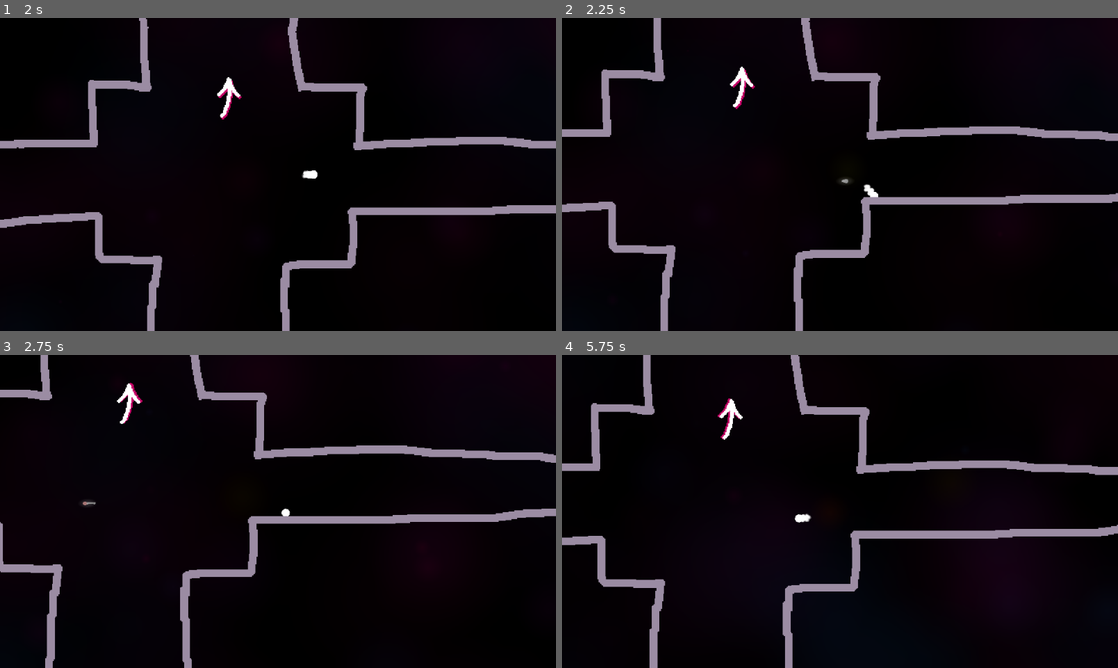
Above: before the commit, frames 1-4 (two rows, left to right).
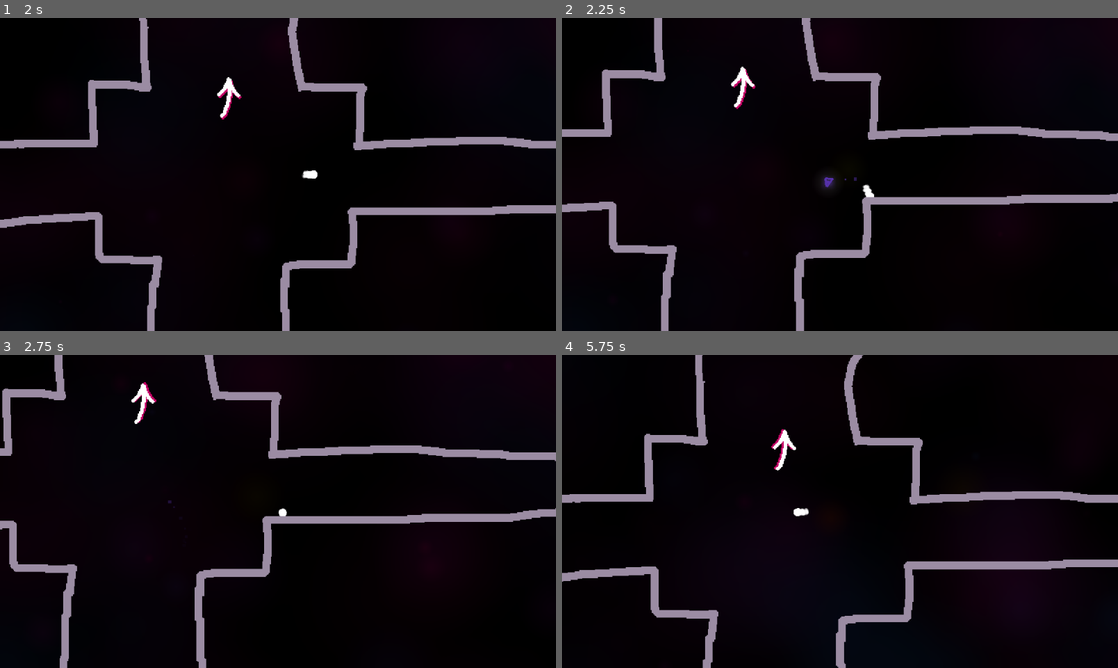
Above: after the commit, the same moments.

Repository: AlexHoratio/fuck-you-fuck-us
Game: Godot game, scene res://Scenes/main_menu.tscn
Two runs of this game, one before a commit and one after it. Both use one fixed random seed, a clock stepped at 60 frames per second and the inputs below.
Inputs (mouse positions are in pixels of both pictures, inside the frame that each line leads up to):
- Up to frame 1 (2 s): click (278, 165) at 0.5 s; tap Enter at 1.25 s; move the mouse to (400, 158) at 1.27 s; hold Right (ui_right) from 1.28 s (still down); click (400, 158) at 1.42 s
- Up to frame 2 (2.25 s): move the mouse to (728, 190) at 2.02 s; release Right (ui_right) at 2.03 s; hold Down (ui_down) from 2.03 s (still down); click (728, 190) at 2.17 s
- Up to frame 3 (2.75 s): keep holding Down (ui_down)
- Up to frame 4 (5.75 s): move the mouse to (895, 442) at 2.77 s; release Down (ui_down) at 2.78 s; hold Right (ui_right) 2.78-3.53 s; click (895, 442) at 2.92 s; move the mouse to (812, 574) at 3.52 s; hold Up (ui_up) 3.53-4.28 s; click (812, 574) at 3.67 s; move the mouse to (1006, 558) at 4.27 s; hold Left (ui_left) from 4.28 s (still down); click (1006, 558) at 4.42 s; move the mouse to (673, 464) at 5.02 s; click (673, 464) at 5.17 s

Frame 1 is identical in both runs. In frame 2, 1.0% of the frame differs, in the area x 0-100%, y 0-100%; in frame 3, 5.8%; in frame 4, 13%.

Commit message:
new gun?

Diff:
--- /dev/null
+++ b/Prefabs/Bullets/Eve/eve_bullet.tscn
@@ -0,0 +1,130 @@
+[gd_scene load_steps=12 format=2]
+
+[ext_resource path="res://Graphics/Entities/Towers/layer1.png" type="Texture" id=1]
+[ext_resource path="res://Graphics/Misc/glow.png" type="Texture" id=2]
+
+[sub_resource type="GDScript" id=1]
+script/source = "extends Area2D
+
+var original_movement_vector
+var movement_vector = Vector2(0, 0)
+var spin_direction
+var bullet_type
+
+enum Type {
+	LayerOne,
+	LayerTwo,
+	LayerThree
+}
+
+func _ready():
+	randomize()
+	$Sprite.rotation = movement_vector.angle()
+
+	bullet_type = [Type.LayerOne, Type.LayerTwo, Type.LayerThree][rand_range(0, 3)]
+
+	$Sprite.texture = [load(\"res://Graphics/Entities/Towers/layer1.png\"),
+					   load(\"res://Graphics/Entities/Towers/layer2.png\"),
+					   load(\"res://Graphics/Entities/Towers/layer3.png\")][bullet_type]
+
+	movement_vector = movement_vector.rotated(PI/16 * (-1 if randi()%2==0 else 1))
+	spin_direction = (2*(randi()%2)) - 1
+
+	original_movement_vector = movement_vector
+
+	if bullet_type == Type.LayerOne:
+		get_node(\"Sprite/Particles2D\").modulate = Color(\"993748\")
+	elif bullet_type == Type.LayerTwo:
+		get_node(\"Sprite/Particles2D\").modulate = Color(\"3c8c76\")
+	elif bullet_type == Type.LayerThree:
+		get_node(\"Sprite/Particles2D\").modulate = Color(\"5732ac\")
+
+func _process(delta):
+	movement_vector = movement_vector.rotated(delta*10*spin_direction)
+	position += movement_vector
+
+	position += original_movement_vector*50*delta #shh
+
+	scale -= Vector2(delta, delta)*2
+	if scale.x <= 0:
+		die()
+
+func die():
+	get_node(\"Sprite\").self_modulate.a = 0
+	get_node(\"Sprite/glow\").self_modulate.a = 0
+	get_node(\"Sprite/Particles2D\").emitting = false
+	get_node(\"die\").start()
+
+func _on_bullet_body_entered(body):
+	if not(body == get_tree().get_meta(\"player\")):
+		die()
+
+func _on_die_timeout():
+	queue_free()
+"
+
+[sub_resource type="Gradient" id=3]
+offsets = PoolRealArray( 0, 0.213235, 1 )
+colors = PoolColorArray( 1, 1, 1, 1, 0.339844, 0.339844, 0.339844, 0.338235, 0, 0, 0, 0 )
+
+[sub_resource type="GradientTexture" id=4]
+gradient = SubResource( 3 )
+
+[sub_resource type="Curve" id=5]
+_data = [ Vector2( 0, 1 ), 0.0, 0.0, 0, 0, Vector2( 1, 1 ), 0.0, 0.0, 0, 0 ]
+
+[sub_resource type="CurveTexture" id=6]
+curve = SubResource( 5 )
+
+[sub_resource type="Curve" id=8]
+max_value = 2.0
+_data = [ Vector2( 0.0166157, 1.682 ), 0.0, 0.632969, 0, 0, Vector2( 1, 0.8724 ), -0.758585, 0.0, 0, 0 ]
+
+[sub_resource type="CurveTexture" id=9]
+curve = SubResource( 8 )
+
+[sub_resource type="ParticlesMaterial" id=7]
+trail_divisor = 2
+trail_size_modifier = SubResource( 9 )
+flag_disable_z = true
+spread = 180.0
+gravity = Vector3( 0, 0, 0 )
+initial_velocity = 50.0
+orbit_velocity = 0.0
+orbit_velocity_random = 0.0
+damping = 50.0
+scale = 4.0
+scale_curve = SubResource( 6 )
+color_ramp = SubResource( 4 )
+
+[sub_resource type="CircleShape2D" id=2]
+radius = 16.0
+
+[node name="bullet" type="Area2D"]
+script = SubResource( 1 )
+
+[node name="Sprite" type="Sprite" parent="."]
+scale = Vector2( 1.2, 1.2 )
+texture = ExtResource( 1 )
+
+[node name="glow" type="Sprite" parent="Sprite"]
+self_modulate = Color( 1, 1, 1, 0.113725 )
+show_behind_parent = true
+scale = Vector2( 4, 4 )
+texture = ExtResource( 2 )
+
+[node name="Particles2D" type="Particles2D" parent="Sprite"]
+show_behind_parent = true
+amount = 16
+lifetime = 0.5
+local_coords = false
+process_material = SubResource( 7 )
+
+[node name="CollisionShape2D" type="CollisionShape2D" parent="."]
+rotation = 1.5708
+shape = SubResource( 2 )
+
+[node name="die" type="Timer" parent="."]
+one_shot = true
+[connection signal="body_entered" from="." to="." method="_on_bullet_body_entered"]
+[connection signal="timeout" from="die" to="." method="_on_die_timeout"]
--- /dev/null
+++ b/Prefabs/Entities/Towers/enemy_tower.tscn
@@ -0,0 +1,131 @@
+[gd_scene load_steps=20 format=2]
+
+[ext_resource path="res://Scripts/Entities/enemy_tower.gd" type="Script" id=1]
+[ext_resource path="res://Graphics/Entities/Towers/layer1.png" type="Texture" id=2]
+[ext_resource path="res://Graphics/Entities/Towers/layer2.png" type="Texture" id=3]
+[ext_resource path="res://Graphics/Entities/Towers/layer3.png" type="Texture" id=4]
+[ext_resource path="res://Graphics/Misc/big_glow.png" type="Texture" id=5]
+[ext_resource path="res://Graphics/Misc/glow.png" type="Texture" id=6]
+
+[sub_resource type="Curve" id=1]
+_data = [ Vector2( 0, 0 ), 0.0, 0.0, 0, 0, Vector2( 0.25363, 0.984 ), 0.0, 0.0, 0, 0, Vector2( 1, 0 ), -0.899219, 0.0, 0, 0 ]
+
+[sub_resource type="CurveTexture" id=2]
+curve = SubResource( 1 )
+
+[sub_resource type="ParticlesMaterial" id=3]
+flag_disable_z = true
+spread = 180.0
+gravity = Vector3( 0, 0, 0 )
+angular_velocity = 1.35446e-34
+orbit_velocity = 0.0
+orbit_velocity_random = 0.0
+scale = 8.0
+scale_curve = SubResource( 2 )
+color = Color( 0.6, 0.215686, 0.282353, 1 )
+
+[sub_resource type="Curve" id=4]
+_data = [ Vector2( 0, 0 ), 0.0, 21.8829, 0, 0, Vector2( 0.178783, 0.9796 ), 0.0, -3.00989, 0, 0, Vector2( 1, 0 ), 0.0, 0.0, 0, 0 ]
+
+[sub_resource type="CurveTexture" id=5]
+curve = SubResource( 4 )
+
+[sub_resource type="Gradient" id=6]
+offsets = PoolRealArray( 0.0147059, 0.308824, 1 )
+colors = PoolColorArray( 0, 0, 0, 1, 0.6, 0.215686, 0.282353, 1, 0.0358928, 0, 0.153817, 1 )
+
+[sub_resource type="GradientTexture" id=7]
+gradient = SubResource( 6 )
+
+[sub_resource type="ParticlesMaterial" id=8]
+trail_divisor = 9
+trail_color_modifier = SubResource( 7 )
+emission_shape = 2
+emission_box_extents = Vector3( 5, 1, 1 )
+flag_align_y = true
+flag_disable_z = true
+spread = 180.0
+gravity = Vector3( 0, 0, 0 )
+initial_velocity = 50.0
+orbit_velocity = 0.0
+orbit_velocity_random = 0.0
+scale = 4.0
+scale_random = 1.0
+scale_curve = SubResource( 5 )
+
+[sub_resource type="Gradient" id=9]
+offsets = PoolRealArray( 0, 0.654412, 1 )
+colors = PoolColorArray( 0.6, 0.215686, 0.282353, 1, 0.562803, 0.199827, 0.262745, 0.926471, 0.0941176, 0, 0.0156863, 0 )
+
+[sub_resource type="GradientTexture" id=10]
+gradient = SubResource( 9 )
+
+[sub_resource type="Curve" id=11]
+_data = [ Vector2( 0, 1 ), 0.0, 0.0, 0, 0, Vector2( 1, 0 ), -1.11303, 0.0, 0, 0 ]
+
+[sub_resource type="CurveTexture" id=12]
+curve = SubResource( 11 )
+
+[sub_resource type="ParticlesMaterial" id=13]
+emission_shape = 2
+emission_box_extents = Vector3( 5, 1, 1 )
+flag_disable_z = true
+spread = 180.0
+gravity = Vector3( 0, 0, 0 )
+initial_velocity = 20.0
+orbit_velocity = 0.0
+orbit_velocity_random = 0.0
+linear_accel = 80.46
+damping = 20.0
+scale = 2.0
+scale_curve = SubResource( 12 )
+color_ramp = SubResource( 10 )
+
+[node name="tower" type="Node2D"]
+position = Vector2( 69, 8 )
+script = ExtResource( 1 )
+
+[node name="layers" type="Node2D" parent="."]
+
+[node name="1" type="Sprite" parent="layers"]
+scale = Vector2( 2, 2 )
+texture = ExtResource( 2 )
+
+[node name="2" type="Sprite" parent="layers"]
+scale = Vector2( 2, 2 )
+texture = ExtResource( 3 )
+
+[node name="3" type="Sprite" parent="layers"]
+scale = Vector2( 2, 2 )
+texture = ExtResource( 4 )
+
+[node name="tether" type="Node2D" parent="."]
+
+[node name="Particles2D3" type="Particles2D" parent="tether"]
+self_modulate = Color( 1, 1, 1, 0.286275 )
+show_behind_parent = true
+amount = 4
+lifetime = 4.0
+speed_scale = 0.5
+visibility_rect = Rect2( -500, -500, 1000, 1000 )
+process_material = SubResource( 3 )
+texture = ExtResource( 5 )
+
+[node name="Particles2D" type="Particles2D" parent="tether"]
+self_modulate = Color( 1, 1, 1, 0.0196078 )
+amount = 124
+lifetime = 2.0
+explosiveness = 0.9
+visibility_rect = Rect2( -10000, -100000, 200000, 200000 )
+local_coords = false
+process_material = SubResource( 8 )
+texture = ExtResource( 6 )
+
+[node name="Particles2D2" type="Particles2D" parent="tether"]
+modulate = Color( 1, 1, 1, 0.0431373 )
+show_behind_parent = true
+amount = 64
+visibility_rect = Rect2( -100000, -100000, 200000, 200000 )
+local_coords = false
+process_material = SubResource( 13 )
+texture = ExtResource( 5 )
--- a/Prefabs/Player/player.gd
+++ b/Prefabs/Player/player.gd
@@ -7,7 +7,7 @@
 #PHYSICS VARIABLES
 var SPEED = 5000
 var MAX_SPEED = 500
-var KNOCKBACK = 600
+var KNOCKBACK = 5 #6000
 var BULLET_SPEED = 10
 var redirect_compensation = 5
 var direction_focus = 0.95
@@ -62,7 +62,7 @@
 				var impulse = Vector2(1, 0).rotated(position.angle_to_point(get_global_mouse_position())) * KNOCKBACK
 				apply_impulse(Vector2(0, 0), impulse)
 
-				var bullet = load("res://Prefabs/Bullets/player_bullet.tscn").instance()
+				var bullet = load("res://Prefabs/Bullets/Eve/eve_bullet.tscn").instance()
 				bullet.movement_vector = -impulse.normalized() * BULLET_SPEED
 				bullet.position = position
 				get_parent().add_child(bullet)
--- a/Scenes/Levels/1-1.tscn
+++ b/Scenes/Levels/1-1.tscn
@@ -116,8 +116,12 @@
 position = Vector2( 960, 540 )
 
 [node name="tower" parent="." instance=ExtResource( 4 )]
+position = Vector2( -300, 312 )
 trail_enabled = true
 
+[node name="enemy_tower" parent="." instance=ExtResource( 4 )]
+position = Vector2( 622, -441 )
+
 [node name="level_boundaries" parent="." instance=ExtResource( 5 )]
-boundaries = SubResource( 9 )
+boundaries = SubResource( 8 )
 [connection signal="animation_finished" from="CanvasLayer/ColorRect/AnimationPlayer" to="." method="_on_AnimationPlayer_animation_finished"]
--- /dev/null
+++ b/Scripts/Entities/enemy_tower.gd
@@ -0,0 +1,78 @@
+extends Node2D
+
+var camera
+var player
+
+export(bool) var trail_enabled = false
+
+#onready var softnoise_script = load("res://Scripts/softnoise.gd")
+#var softnoise
+#var noise_value = 0
+#
+#var TIME = 0
+
+func _ready():
+	randomize()
+	camera = get_tree().get_meta("camera")
+	player = get_tree().get_meta("player")
+
+#	softnoise = softnoise_script.SoftNoise.new()
+#
+#	TIME = randi()
+
+func _process(delta):
+	for layer in range($layers.get_children().size()):
+		var angle = atan(camera.get_camera_screen_center().distance_to(get_node("layers").get_child(layer).global_position) / camera.distance_from_plane)
+
+		get_node("layers").get_child(layer).position = layer*angle*Vector2(10, 0).rotated(global_position.angle_to_point(camera.get_camera_screen_center()))
+
+	var distance_to_player = global_position.distance_to(player.global_position)
+	var angle_to_player = global_position.angle_to_point(player.global_position)
+
+	$tether.visible = trail_enabled
+
+	if trail_enabled:
+		get_node("tether/Particles2D").position = Vector2(-distance_to_player/2, 0).rotated(angle_to_player)
+		get_node("tether/Particles2D").rotation = angle_to_player
+		get_node("tether/Particles2D").process_material.emission_box_extents = Vector3(distance_to_player/2, 40 + distance_to_player*0.01, 0)
+
+		get_node("tether/Particles2D2").position = get_node("tether/Particles2D").position
+		get_node("tether/Particles2D2").rotation = angle_to_player
+		get_node("tether/Particles2D2").process_material.emission_box_extents = get_node("tether/Particles2D").process_material.emission_box_extents
+
+		get_node("tether/Particles2D3").emitting = global_position.distance_to(player.global_position) < 300
+
+
+#func _draw():
+#	var point_list = [[], []]
+#	var color_list = []
+#
+#	for each_list in range(point_list.size()):
+#		var list = point_list[each_list]
+#		for radius in range(0, global_position.distance_to(player.global_position), 50):
+#
+#			var first_point = Vector2(-5 + each_list*10, 0).rotated(global_position.angle_to_point(player.global_position) + PI/2)
+#
+#			var point = Vector2(-radius, 0).rotated(global_position.angle_to_point(player.global_position))
+#			point += each_list*Vector2(20, 0).rotated(global_position.angle_to_point(player.global_position) + PI/2)
+#			point += first_point
+#			list.append(point)
+#
+#	point_list[1].invert()
+#
+#	point_list = point_list[0] + point_list[1]
+#
+#	var new_point_list = []
+#	var random_number = 0
+#	for point in point_list:
+#		random_number = fmod(lerp(random_number, random_number + randf()*1, 0.1), 1)
+#		point += Vector2(5, 0).rotated(random_number*2*PI)
+#		new_point_list.append(point)
+#
+#	for item in range(point_list.size()):
+#		color_list.append(Color(1, 1, 1, 1))
+#
+#	var points = PoolVector2Array(new_point_list)
+#	var colors = PoolColorArray(color_list)
+#
+#	draw_polygon(points, colors)
Not shown: 3 places in Scenes/Levels/1-1.tscn that only renumber resources
